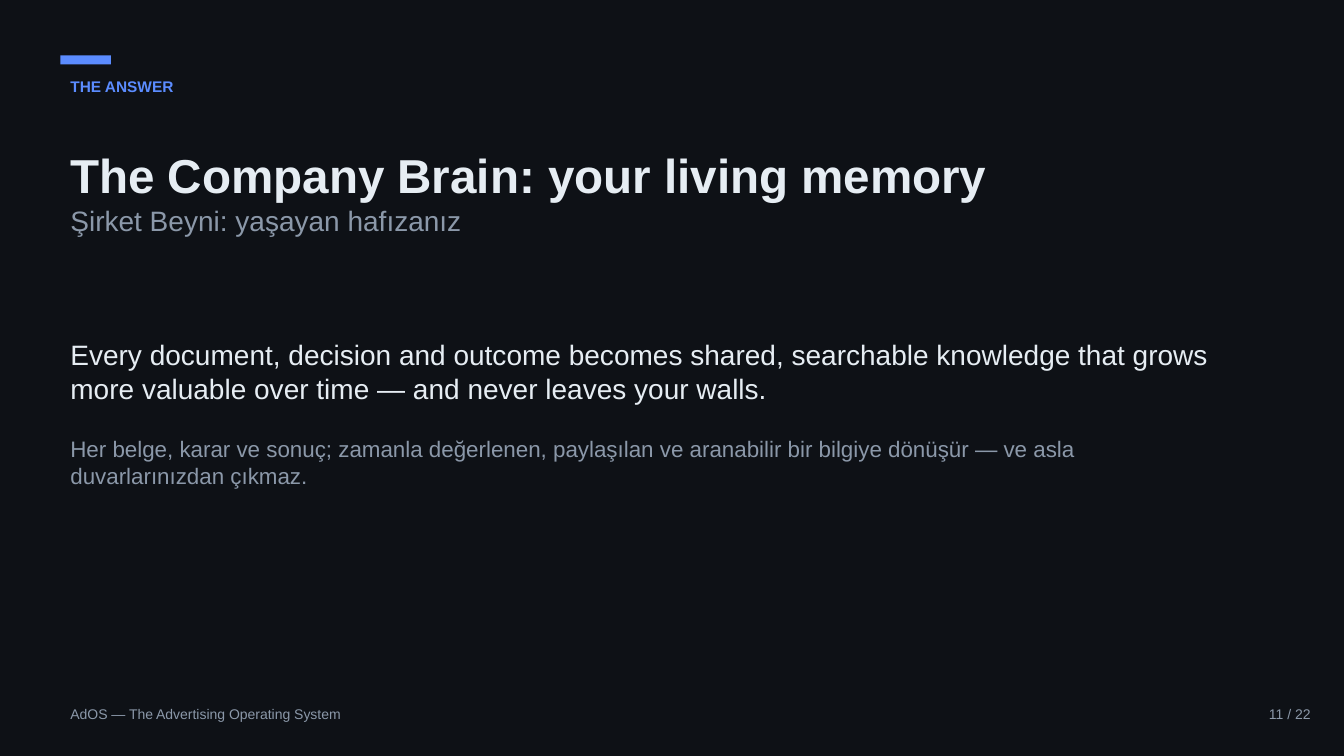
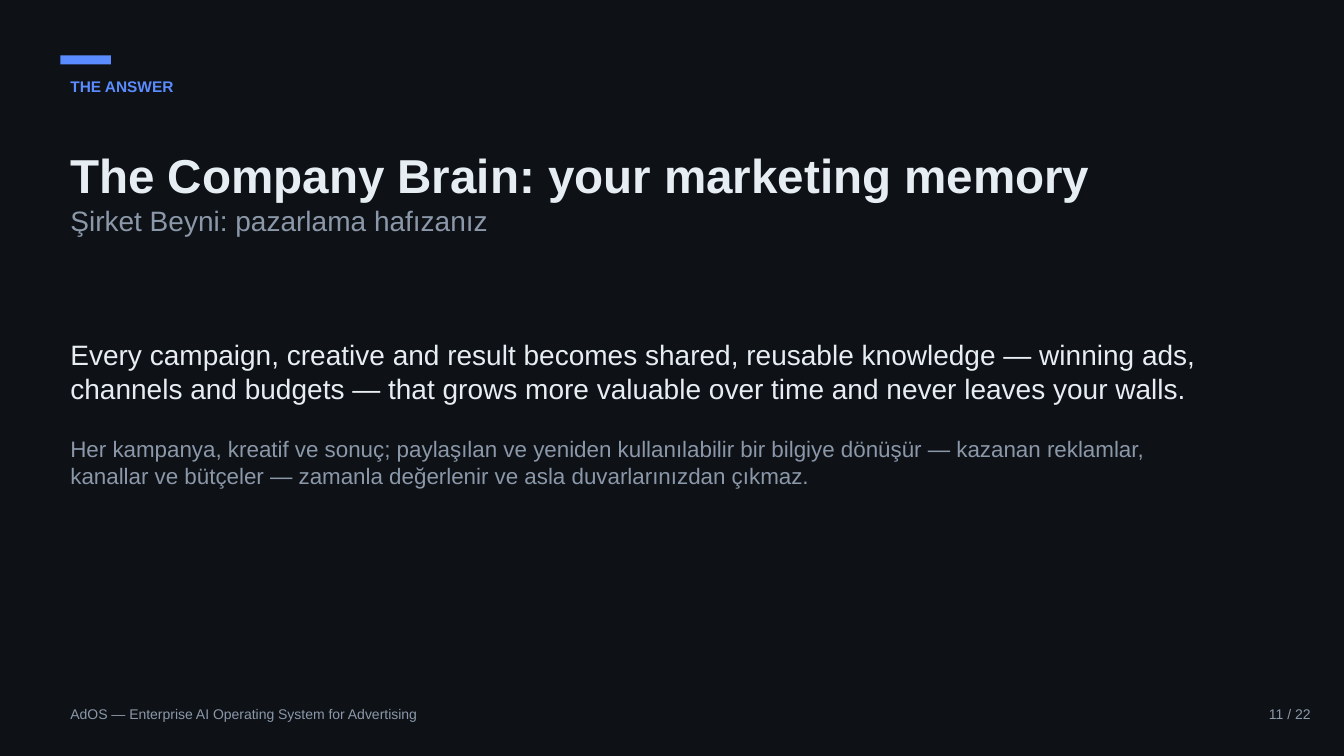
Before and after one commit to monay10/AdOS, a slide deck: slide 11 of presentation/AdOS_Executive_Presentation.pptx. Drawn at 1344x756 pixels with LibreOffice and Linux fonts; fonts in the diff are those of the drawing. Boxes give left, top, right and bottom in pixels: in the first picture for what was removed or moved away, otherwise in the second. Text is boxed around its words. In the diff, an @@ line names an element or a change of style, - is before the commit and + after.

```diff
--- a/presentation/AdOS_Executive_Presentation.pptx
+++ b/presentation/AdOS_Executive_Presentation.pptx
@@ text at (70, 158, 1089, 236): text changed @@
-The Company Brain: your living memory
-Şirket Beyni: yaşayan hafızanız
+The Company Brain: your marketing memory
+Şirket Beyni: pazarlama hafızanız
@@ text at (70, 344, 1195, 489): text changed; size 20 to 16 pt; text colour #E6EDF3 to #8B98A9 @@
-Every document, decision and outcome becomes shared, searchable knowledge that grows more valuable over time — and never leaves your walls.
-Her belge, karar ve sonuç; zamanla değerlenen, paylaşılan ve aranabilir bir bilgiye dönüşür — ve asla duvarlarınızdan çıkmaz.
+Every campaign, creative and result becomes shared, reusable knowledge — winning ads, channels and budgets — that grows more valuable over time and never leaves your walls.
+Her kampanya, kreatif ve sonuç; paylaşılan ve yeniden kullanılabilir bir bilgiye dönüşür — kazanan reklamlar, kanallar ve bütçeler — zamanla değerlenir ve asla duvarlarınızdan çıkmaz.
@@ text at (70, 709, 417, 722): text changed @@
-AdOS — The Advertising Operating System
+AdOS — Enterprise AI Operating System for Advertising
```
Also in this commit, not shown: 21 other slides changed, 6 other files.
